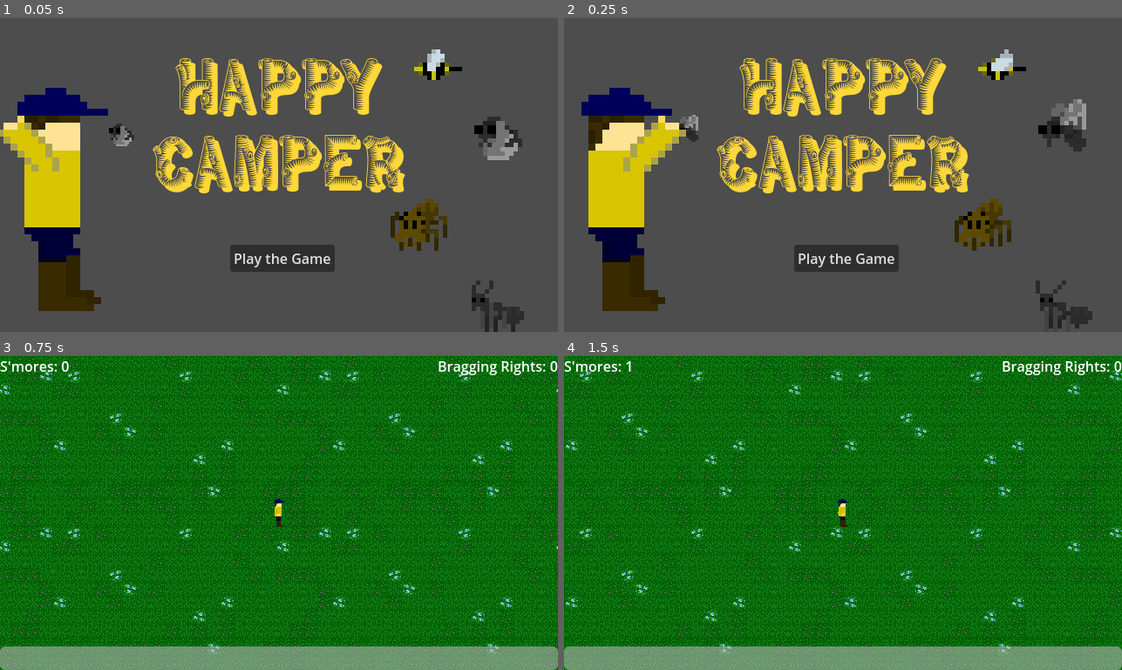
Above: before the commit, frames 1-4 (two rows, left to right).
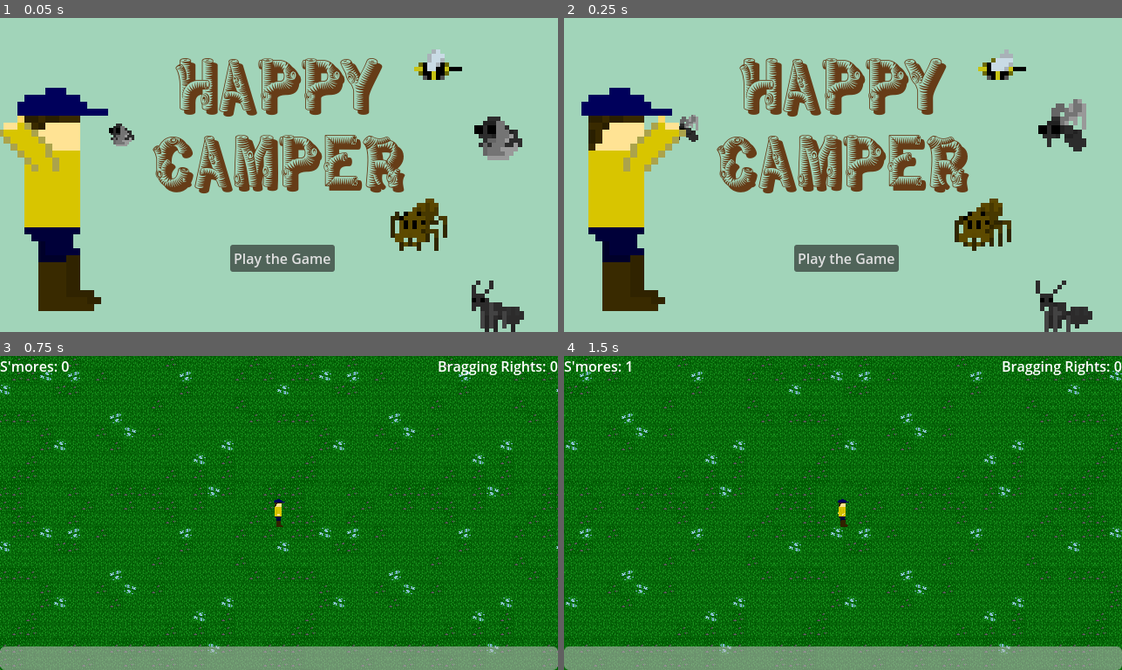
Above: after the commit, the same moments.

Repository: the-g-force/happy-camper
Game: Godot game, scene res://menu/main_menu.tscn
Same seed, same stepped clock (60 frames per second), same inputs: the game is played once before the commit and once after it. This scene is started directly instead of the project's main scene.
Inputs:
- Up to frame 1 (0.05 s): no input
- Up to frame 2 (0.25 s): no input
- Up to frame 3 (0.75 s): click "Play the Game" at 0.5 s
- Up to frame 4 (1.5 s): tap Enter at 1.25 s; hold Right (right) from 1.28 s (still down); tap ` (gain_smore) at 1.35 s

The runs differ from the first frame. In frame 1, 90% of the frame differs, in the area x 0-100%, y 0-100%; in frame 2, 89%; in frame 3, nothing differs; in frame 4, nothing differs.

Commit message:
Add green background to title screen

Diff:
--- a/project/menu/main_menu.tscn
+++ b/project/menu/main_menu.tscn
@@ -3,7 +3,7 @@
 [ext_resource type="Script" path="res://menu/main_menu.gd" id="1_kc27n"]
 [ext_resource type="FontFile" uid="uid://cy5b4wn6uutx3" path="res://menu/WoodWorks-Regular.otf" id="2_i5g05"]
 [ext_resource type="Texture2D" uid="uid://difmhpi7lu4bd" path="res://enemy/images/bee.png" id="4_f0xow"]
-[ext_resource type="Texture2D" uid="uid://cx73n7re0jh5p" path="res://enemy/images/Spider.png" id="5_4163w"]
+[ext_resource type="Texture2D" uid="uid://cx73n7re0jh5p" path="res://enemy/images/spider.png" id="5_4163w"]
 [ext_resource type="Texture2D" uid="uid://dnyp3k2ou5v8i" path="res://enemy/images/fly.png" id="6_0cuyr"]
 [ext_resource type="Texture2D" uid="uid://dxmnn6i5yvfg7" path="res://enemy/images/ant.png" id="7_bnv78"]
 [ext_resource type="Texture2D" uid="uid://ctk0nl2fxjyvq" path="res://menu/waving_guy.png" id="7_wghn3"]
@@ -11,7 +11,7 @@
 [sub_resource type="LabelSettings" id="LabelSettings_axm2y"]
 font = ExtResource("2_i5g05")
 font_size = 84
-font_color = Color(1, 0.844, 0.22, 1)
+font_color = Color(0.4, 0.235733, 0.092, 1)
 shadow_size = 0
 
 [sub_resource type="AtlasTexture" id="AtlasTexture_0cpt8"]
@@ -132,6 +132,11 @@
 grow_horizontal = 2
 grow_vertical = 2
 script = ExtResource("1_kc27n")
+
+[node name="ColorRect" type="ColorRect" parent="."]
+offset_right = 650.0
+offset_bottom = 371.0
+color = Color(0.6308, 0.83, 0.72708, 1)
 
 [node name="PlayButton" type="Button" parent="."]
 layout_mode = 1
@@ -149,6 +154,7 @@
 text = "Play the Game"
 
 [node name="Label2" type="Label" parent="."]
+layout_mode = 0
 offset_left = -2.0
 offset_top = 38.0
 offset_right = 637.0
